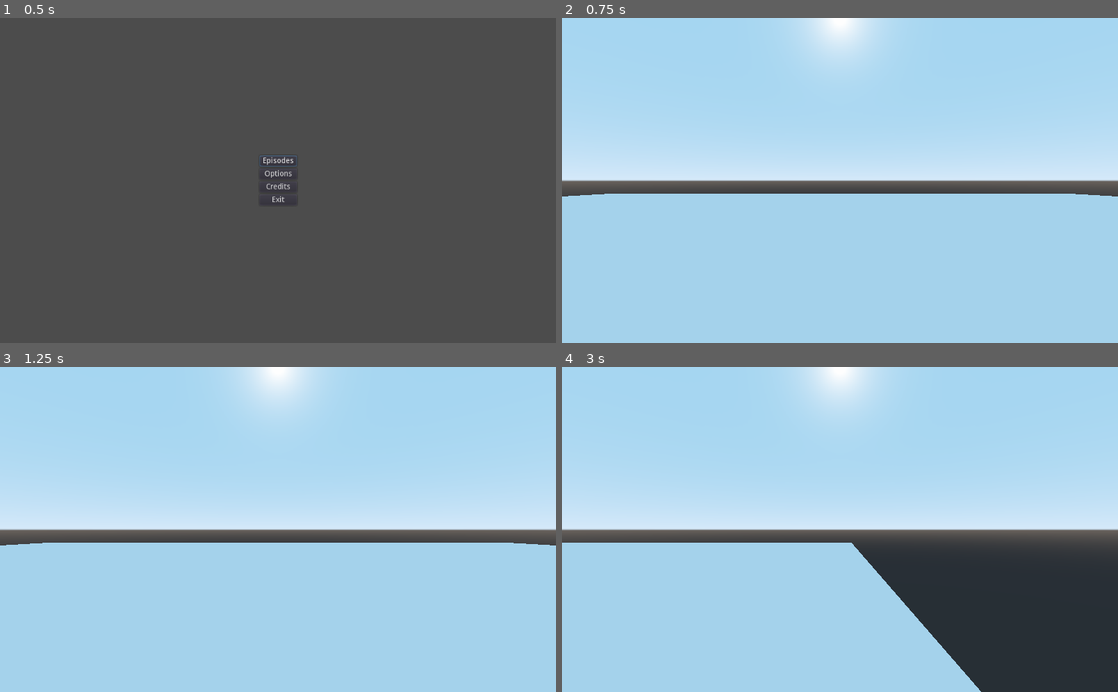
Above: before the commit, frames 1-4 (two rows, left to right).
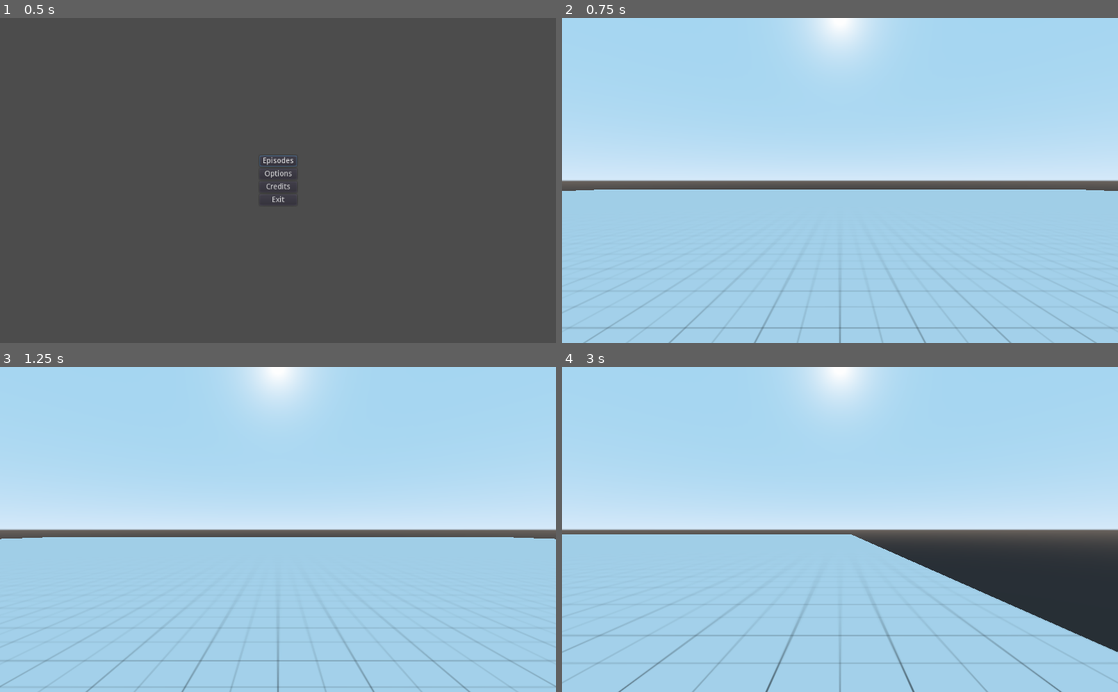
Above: after the commit, the same moments.

Repository: Blue-Bean-Games/Unnamed-Horror-Game
Game: Godot game, scene res://Scenes/Start.tscn
Two runs of this game, one before a commit and one after it. Both use one fixed random seed, a clock stepped at 60 frames per second and the inputs below.
Inputs (mouse positions are in pixels of both pictures, inside the frame that each line leads up to):
- Up to frame 1 (0.5 s): no input
- Up to frame 2 (0.75 s): click "Episodes" at 0.5 s
- Up to frame 3 (1.25 s): no input
- Up to frame 4 (3 s): move the mouse to (962, 513) at 1.27 s; hold D (move-right) 1.28-2.03 s; hold Shift (sprint) 1.28-2.03 s; tap Space (jump, bound only after the commit) at 1.52, 1.55, 1.82, 2.1, 2.27, 2.57 s; move the mouse to (728, 545) at 2.02 s; hold S (move-backwards) 2.03-2.78 s; tap Shift (sprint) at 2.3 s; move the mouse to (895, 458) at 2.77 s; hold D (move-right) from 2.78 s (still down); hold Shift (sprint) from 2.78 s (still down)

Frame 1 is identical in both runs. In frame 2, 2.3% of the frame differs, in the area x 0-100%, y 52-100%; in frame 3, 2.8%; in frame 4, 11%, in the area x 0-100%, y 51-100%.

Commit message:
added simple jumping and grid floor (not complete)

Diff:
--- a/Scenes/proto-world.tscn
+++ b/Scenes/proto-world.tscn
@@ -1,12 +1,18 @@
-[gd_scene load_steps=4 format=2]
+[gd_scene load_steps=6 format=2]
 
 [ext_resource path="res://Scripts/player.gd" type="Script" id=1]
+[ext_resource path="res://Assets/grid.jpg" type="Texture" id=2]
+
+[sub_resource type="SpatialMaterial" id=3]
+albedo_texture = ExtResource( 2 )
+uv1_scale = Vector3( 100, 100, 20 )
 
 [sub_resource type="BoxShape" id=1]
 extents = Vector3( 100, 0.25, 100 )
 
 [sub_resource type="CapsuleShape" id=2]
-height = 4.0
+radius = 0.1
+height = 0.4
 
 [node name="world" type="Spatial"]
 
@@ -16,6 +22,7 @@
 width = 200.0
 height = 0.5
 depth = 200.0
+material = SubResource( 3 )
 
 [node name="CollisionShape" type="CollisionShape" parent="StaticBody"]
 shape = SubResource( 1 )
@@ -29,4 +36,4 @@
 shape = SubResource( 2 )
 
 [node name="Camera" type="Camera" parent="player"]
-transform = Transform( 1, 0, 0, 0, 1, 0, 0, 0, 1, 0, 2, 0 )
+transform = Transform( 1, 0, 0, 0, 1, 0, 0, 0, 1, 0, 0.2, 0 )
--- a/Scripts/player.gd
+++ b/Scripts/player.gd
@@ -1,7 +1,11 @@
 extends KinematicBody
 
-var movement_speed = 50
+var current_speed = Vector3(0, 0, 0)
+var movement_speed = 0.5
 var mouse_sensitivity = 0.005
+var gravity = -50
+var jump = false
+var stop_jump = true
 var sprinting = false
 
 func _unhandled_input(event):
@@ -26,10 +30,12 @@
 	elif Input.is_action_pressed("move-right"):
 		movement_direction += global_transform.basis.x
 
+	# sprinting
 	if Input.is_action_pressed("sprint"):
 		movement_speed = 100
 	else:
 		movement_speed = 50
+
 
 	movement_direction = movement_direction.normalized()
 
@@ -45,6 +51,29 @@
 
 func _physics_process(delta):
 	check_keyboard_input()
-	var current_speed = get_movement_input() * movement_speed
+	current_speed = get_movement_input() * movement_speed
+
+	# jumping
+	if Input.is_action_pressed("jump"):
+		jump = true
+		if current_speed.y >= 0.08:
+			stop_jump = true
+		if not stop_jump:
+			current_speed.y = lerp(current_speed.y, 50, 0.01)
+	elif Input.is_action_just_released("jump"):
+		jump = false
+		stop_jump = false
+
+
+	# add gravity
+	if not is_on_floor():
+		if jump:
+			current_speed.y += gravity * delta * 0.5
+		else:
+			current_speed.y += gravity * delta
+	else:
+		current_speed.y = lerp(current_speed, 0, 0.1)
+
+	print(current_speed)
 
 	move_and_slide(current_speed)
--- a/project.godot
+++ b/project.godot
@@ -41,6 +41,11 @@
 "events": [ Object(InputEventKey,"resource_local_to_scene":false,"resource_name":"","device":0,"alt":false,"shift":false,"control":false,"meta":false,"command":false,"pressed":false,"scancode":16777237,"physical_scancode":0,"unicode":0,"echo":false,"script":null)
  ]
 }
+jump={
+"deadzone": 0.5,
+"events": [ Object(InputEventKey,"resource_local_to_scene":false,"resource_name":"","device":0,"alt":false,"shift":false,"control":false,"meta":false,"command":false,"pressed":false,"scancode":32,"physical_scancode":0,"unicode":0,"echo":false,"script":null)
+ ]
+}
 
 [physics]
 
Binary file added: Assets/grid.jpg
Not shown, added: Assets/grid.jpg.import
